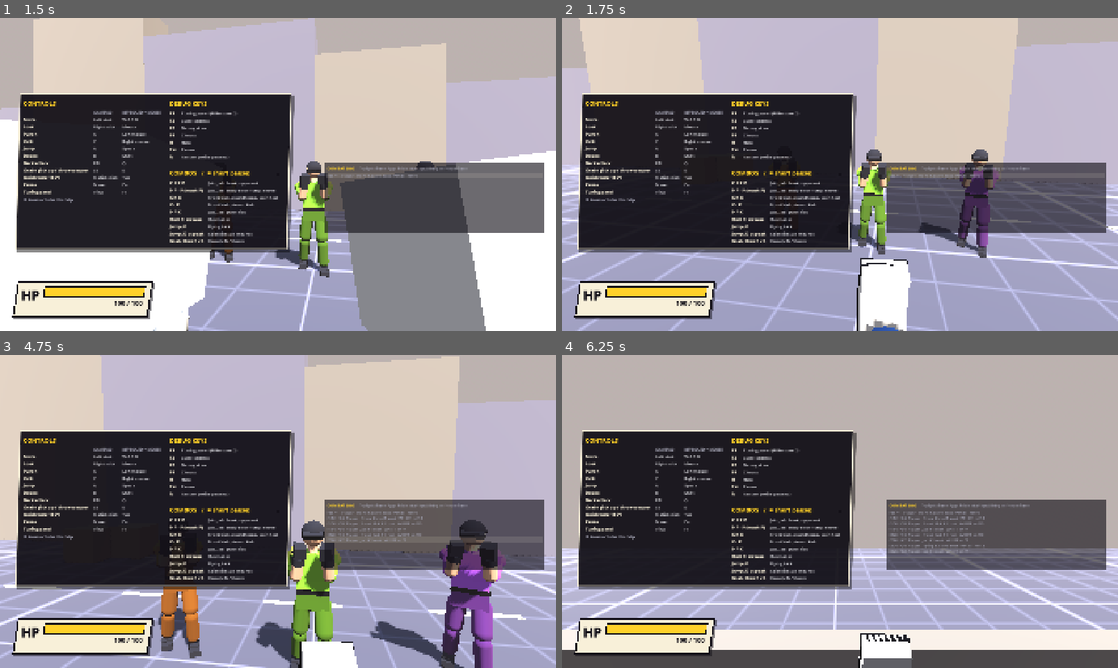
Above: before the commit, frames 1-4 (two rows, left to right).
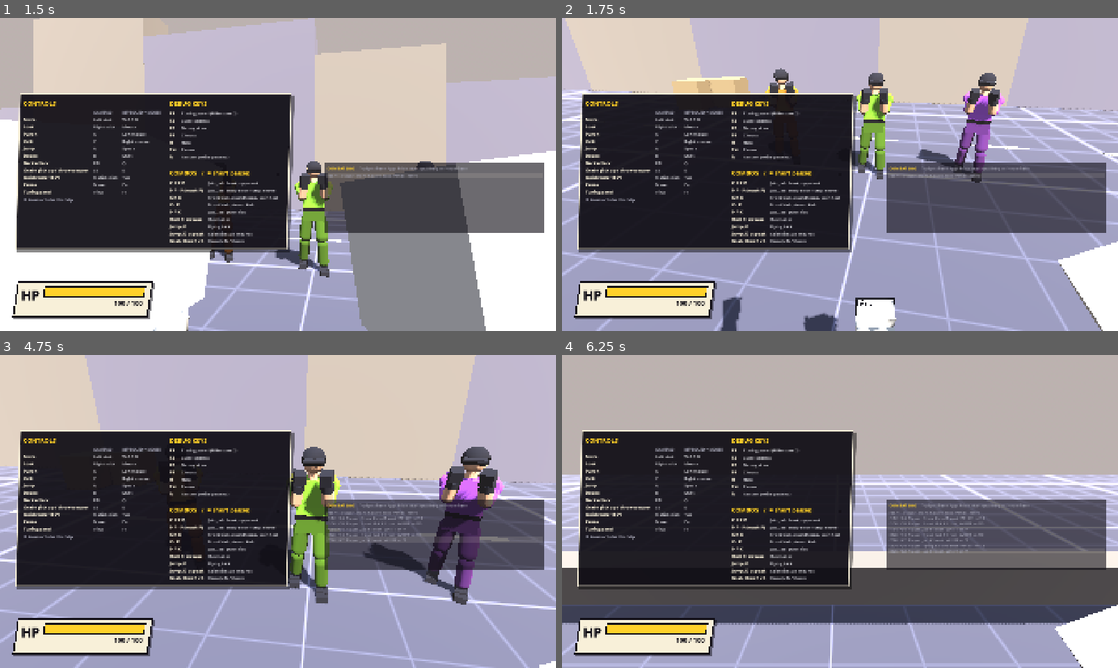
Above: after the commit, the same moments.

Repository: mikedtcm22/beat-em-up-PoC
Game: Godot game, scene res://game/level/test_room.tscn
Same seed, same stepped clock (60 frames per second), same inputs: the game is played once before the commit and once after it.
Inputs (mouse positions are in pixels of both pictures, inside the frame that each line leads up to):
- Up to frame 1 (1.5 s): tap Enter at 0.5 s; move the mouse to (305, 174) at 0.52 s; hold Up (fly_forward) from 0.53 s (still down); right-click (305, 174) at 0.6 s; click (305, 174) at 0.67 s; tap Space (jump) at 0.77 s; move the mouse to (250, 174) at 1.27 s; tap Shift (dodge) at 1.35 s
- Up to frame 2 (1.75 s): keep holding Up (fly_forward); tap Space (jump) at 1.52 s; right-click (812, 174) at 1.55 s
- Up to frame 3 (4.75 s): keep holding Up (fly_forward); move the mouse to (289, 505) at 2.02 s; hold Middle mouse button (fly_look) 2.03-2.78 s; right-click (289, 505) at 2.3 s; move the mouse to (272, 517) at 2.77 s; tap E (grab) at 2.85 s; click (272, 517) at 2.92 s; tap Space (jump) at 3.02, 3.77, 4.52 s; right-click (272, 517) at 3.05 s; move the mouse to (316, 514) at 3.52 s; right-click (316, 514) at 3.6 s; move the mouse to (233, 508) at 4.27 s; click (233, 508) at 4.35 s; right-click (233, 508) at 4.55 s
- Up to frame 4 (6.25 s): move the mouse to (845, 511) at 5.02 s; tap Tab (quick_turn) at 5.1 s; click (845, 511) at 5.17 s; right-click (845, 511) at 5.3 s; move the mouse to (817, 505) at 5.77 s; release Up (fly_forward) at 5.78 s; hold Right (fly_right) from 5.78 s (still down); tap Alt at 5.85 s; tap Space (jump) at 6.02 s; right-click (817, 505) at 6.05 s

Frame 1 is identical in both runs. In frame 2, 23% of the frame differs, in the area x 0-100%, y 0-100%; in frame 3, 24%; in frame 4, 32%, in the area x 0-100%, y 38-100%.

Commit message:
Merge rig; flying kick dives at the target
With the real rig every integration test passes except the flying kick,
whose foot passed over a standing dummy's head: the kicker is 0.4-1.0 m in
the air, so the strike pose now drives forward and down at chest height
(reach envelope y 0.35-0.75 above the kicker's feet), the hitbox radius is
0.24, and the first-person camera pitches down 25 degrees like the stomp.

Co-Authored-By: Claude Opus 5.5 <noreply@anthropic.com>

Diff:
--- a/game/actors/placeholder_poses.gd
+++ b/game/actors/placeholder_poses.gd
@@ -1278,10 +1278,12 @@
 		&"Chest": Vector3(0.0, 0.0, 0.0),
 		&"Neck": Vector3(-5.0, 0.0, 0.0),
 		&"Head": Vector3(-3.0, 0.0, 0.0),
-		&"RightUpperLeg": Vector3(111.5, 1.0, 2.0),
-		&"RightLowerLeg": Vector3(-35.0, 0.0, 0.0),
-		&"RightFoot": Vector3(7.0, 0.0, 0.0),
-		&"RightToes": Vector3(32.0, 0.0, 0.0),
+		# The kicker is 0.4-1.0 m off the ground, so the straight leg drives forward and
+		# down: the foot lands at a standing target's chest, not over its head.
+		&"RightUpperLeg": Vector3(67.0, 1.0, 2.0),
+		&"RightLowerLeg": Vector3(-8.0, 0.0, 0.0),
+		&"RightFoot": Vector3(30.0, 0.0, 0.0),
+		&"RightToes": Vector3(20.0, 0.0, 0.0),
 		&"LeftUpperLeg": Vector3(50.0, 0.0, -4.0),
 		&"LeftLowerLeg": Vector3(-120.0, 0.0, 0.0),
 		&"LeftUpperArm": Vector3(50.0, 0.0, -40.0),
--- a/game/combat/moves/flying_kick.tres
+++ b/game/combat/moves/flying_kick.tres
@@ -7,7 +7,7 @@
 [sub_resource type="Resource" id="hitbox_0"]
 script = ExtResource("hitbox_spec_gd")
 point = &"RightFootPoint"
-radius = 0.18
+radius = 0.24
 
 [resource]
 script = ExtResource("move_data_gd")
@@ -23,5 +23,5 @@
 hitboxes = Array[ExtResource("hitbox_spec_gd")]([SubResource("hitbox_0")])
 lunge = 2.0
 free_lunge = 2.0
-camera_pitch_deg = -10.0
+camera_pitch_deg = -25.0
 camera_drop_m = 0.05
--- a/tests/test_humanoid_rig.gd
+++ b/tests/test_humanoid_rig.gd
@@ -108,7 +108,8 @@
 		Reach.new(&"stomp_kick", [&"RightFootPoint"], -0.75, 0.7, 1.1, 0.16, &"stand", torso, foot_bury),
 		Reach.new(&"push_kick", [&"RightFootPoint"], -0.75, 0.8, 1.2, 0.16, &"stand", torso, foot_bury),
 		Reach.new(&"haymaker", [&"RightFistPoint"], -0.65, 1.35, 1.65, 0.16, &"stand", head, fist_bury),
-		Reach.new(&"flying_kick", [&"RightFootPoint"], -0.7, 0.5, 1.2, 0.18, &"stand", torso, foot_bury),
+		# Airborne (origin 0.4-1.0 m up), so the foot aims forward and down at the chest.
+		Reach.new(&"flying_kick", [&"RightFootPoint"], -0.7, 0.35, 0.75, 0.18),
 		Reach.new(&"knee", [&"RightKneePoint"], -0.35, 0.9, 1.25, 0.18, &"held", torso),
 		Reach.new(&"stomp", [&"RightFootPoint"], -0.5, 0.0, 0.3, 0.22, &"downed"),
 		Reach.new(&"pipe_swing_1", [&"WeaponTip"], -0.7, 1.0, 1.7, 0.18, &"stand", head),
@@ -750,7 +751,9 @@
 	var rig := _rig(true)
 	for id: StringName in [&"front_kick", &"roundhouse", &"stomp_kick", &"push_kick", &"flying_kick"]:
 		_to_first_active_frame(rig, _move_by_id(id))
-		var view := _view(rig, &"RightFootPoint", -10.0, 0.05)
+		# The flying kick dives at the target, with the camera pitched further down.
+		var pitch := -25.0 if id == &"flying_kick" else -10.0
+		var view := _view(rig, &"RightFootPoint", pitch, 0.05)
 		assert_true(_in_fp_view(view), "%s foot in the pitched-down view (angles %s)" % [id, view])
 		assert_lt(view.y, 0.0, "%s foot in the lower part of the view" % id)
 	# Straight kicks land sole first: the ankle stays (nearly) in front of a target at
--- a/tests/test_move_data.gd
+++ b/tests/test_move_data.gd
@@ -537,7 +537,11 @@
 func test_kick_camera_offsets() -> void:
 	for id: StringName in KICKS:
 		var move := _load_move(id)
-		assert_between(move.camera_pitch_deg, -12.0, -8.0, "%s: camera pitches down 8-12 degrees" % id)
+		if id == &"flying_kick":
+			# Diving kick from the air: the view tips further down to show the foot.
+			assert_between(move.camera_pitch_deg, -27.0, -20.0, "flying_kick: camera pitches down ~25 degrees")
+		else:
+			assert_between(move.camera_pitch_deg, -12.0, -8.0, "%s: camera pitches down 8-12 degrees" % id)
 		assert_almost_eq(move.camera_drop_m, 0.05, 0.0001, "%s: camera drops 5 cm" % id)
 	var stomp := _load_move(&"stomp")
 	assert_almost_eq(stomp.camera_pitch_deg, -25.0, 0.0001, "stomp: camera pitch")
--- a/tools/gen_moves.gd
+++ b/tools/gen_moves.gd
@@ -144,8 +144,10 @@
 	# Air moves. The spin kick's height band is not in the table: the attacker is up to
 	# about 1 m off the ground, so the band reaches below its feet to catch standing torsos.
 	var flying := _add(&"flying_kick", "Flying Kick", Vector3i(5, 8, 14), 12.0, HEAVY, KNOCKDOWN,
-			Vector3(0.0, 2.0, 5.0), [_sphere(&"RightFootPoint", 0.18)])
+			Vector3(0.0, 2.0, 5.0), [_sphere(&"RightFootPoint", 0.24)])
 	_kick(flying)
+	# A diving kick: the camera looks further down so the foot driving at the target shows.
+	flying.camera_pitch_deg = -25.0
 	flying.lunge = 2.0
 	flying.free_lunge = 2.0
 	var spin := _add(&"spin_kick", "Spin Kick", Vector3i(6, 10, 16), 10.0, HEAVY, KNOCKDOWN,
Not shown, changed: docs/ARCHITECTURE.md
